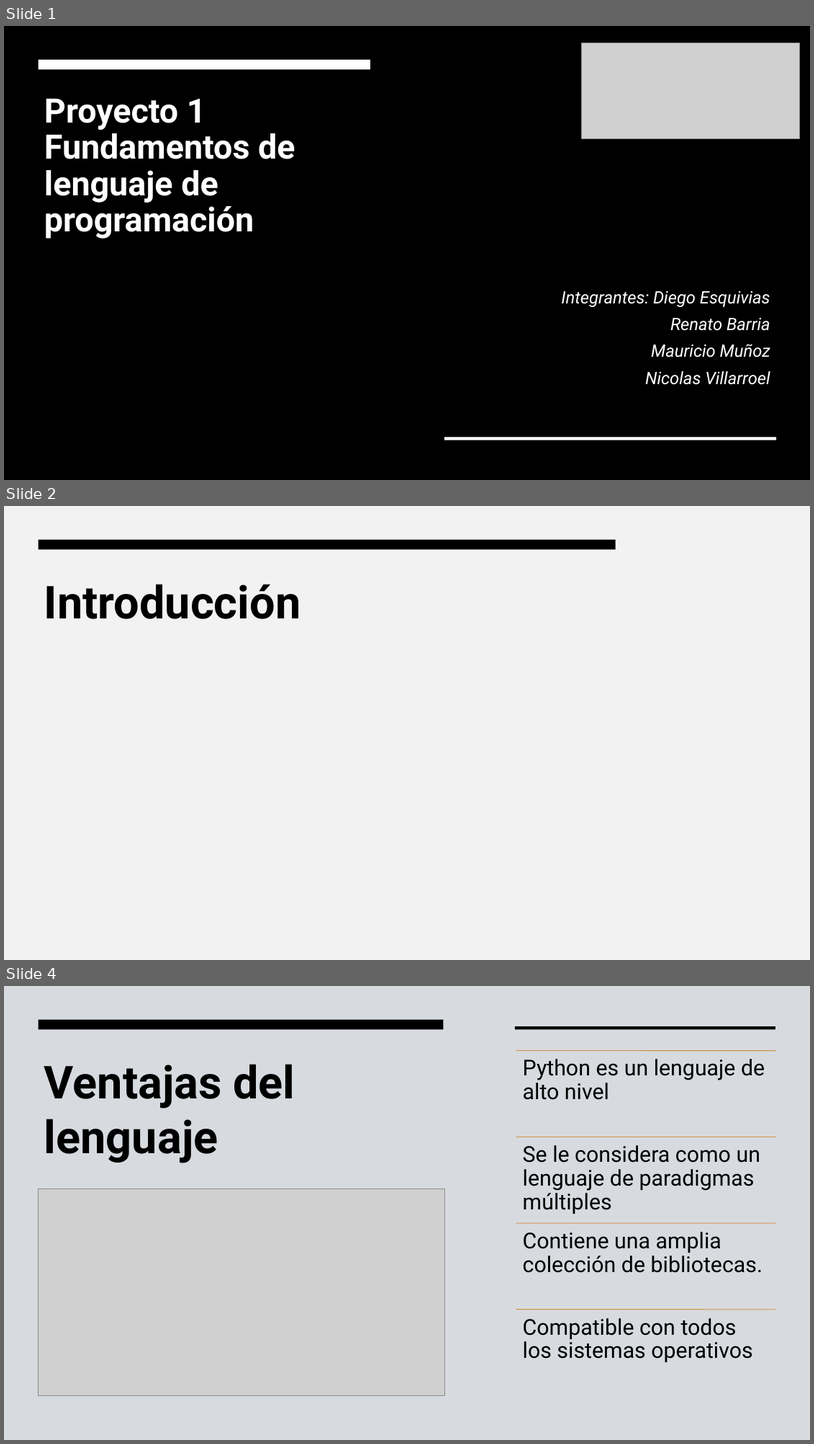
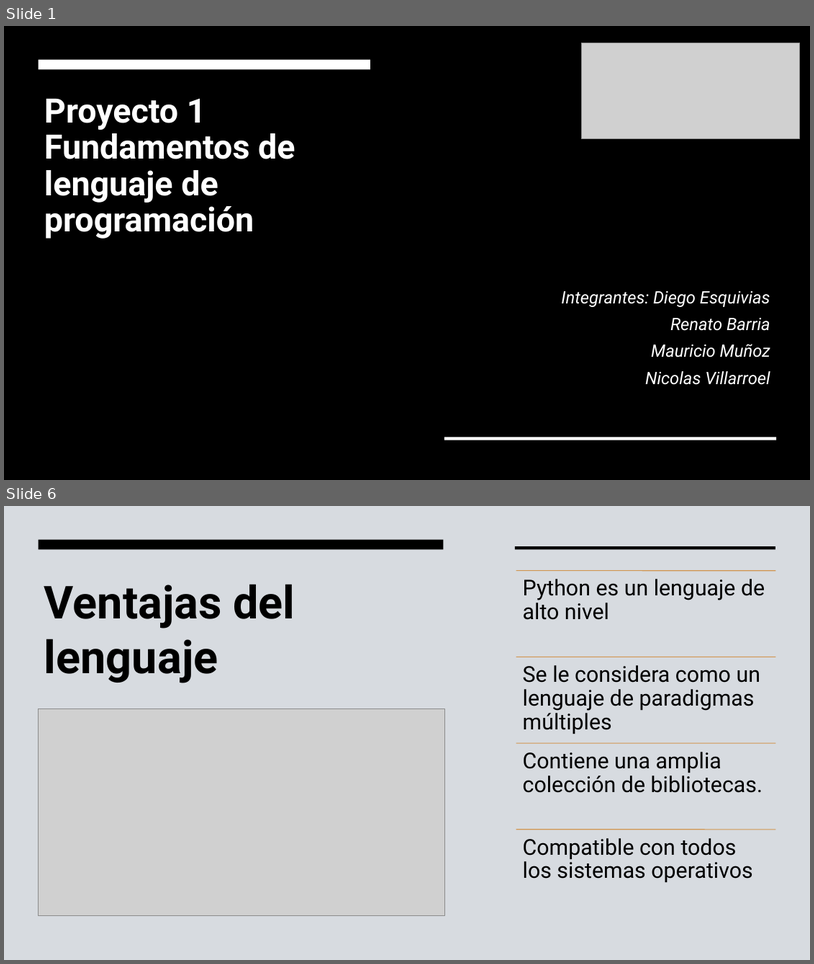
Before and after one commit to rbastronomy/taller1flp, a slide deck: PptFundamentos.pptx. Shown one above the other, each under a label of ours: slides 1, 2 and 4 before the commit, slides 1 and 6 after it; the slides between them are not shown. The pictures are 814x1444 and 814x964 pixels, drawn with LibreOffice and Linux fonts; fonts in the diff are those of the drawing; grey boxes stand for pictures; background and template pictures are left out; a plain dark background stands for a picture behind light text. Boxes give left, top, right and bottom in pixels: in the first picture for what was removed or moved away, otherwise in the second. Text is boxed around its words. In the diff, an @@ line names an element or a change of style, - is before the commit and + after.

```diff
--- a/PptFundamentos.pptx
+++ b/PptFundamentos.pptx
@@ slide 2 removed at (4,506,810,960), background #F2F2F2 @@
@@ rectangle removed at (4,506,810,960) @@
@@ rectangle removed at (39,540,616,549) @@
@@ title removed at (44,584,301,619) @@
-Introducción
@@ what was slide 4 is now slide 6 @@
```
Also in this commit, not shown: 5 slides added, 3 other slides removed, 1 other file.
